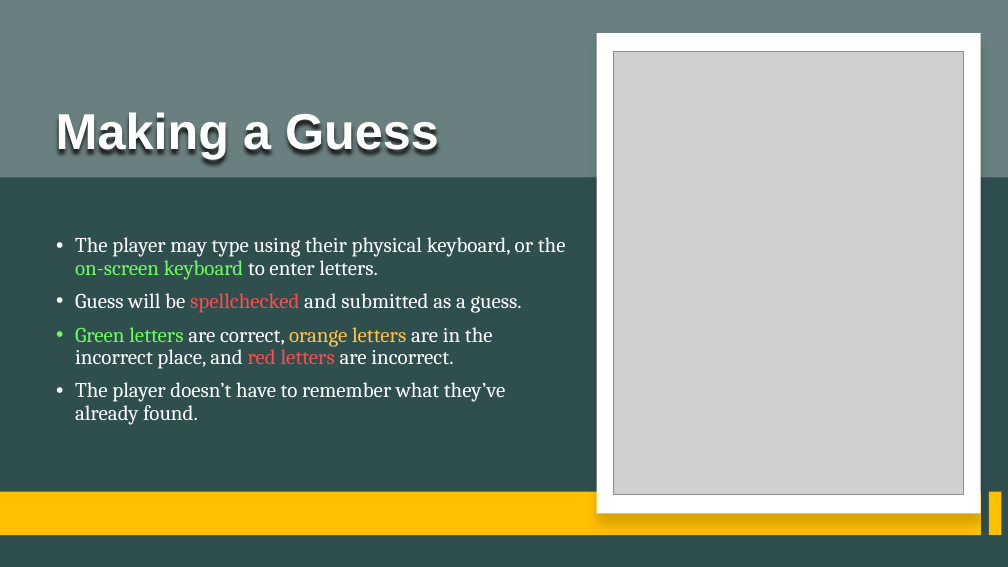
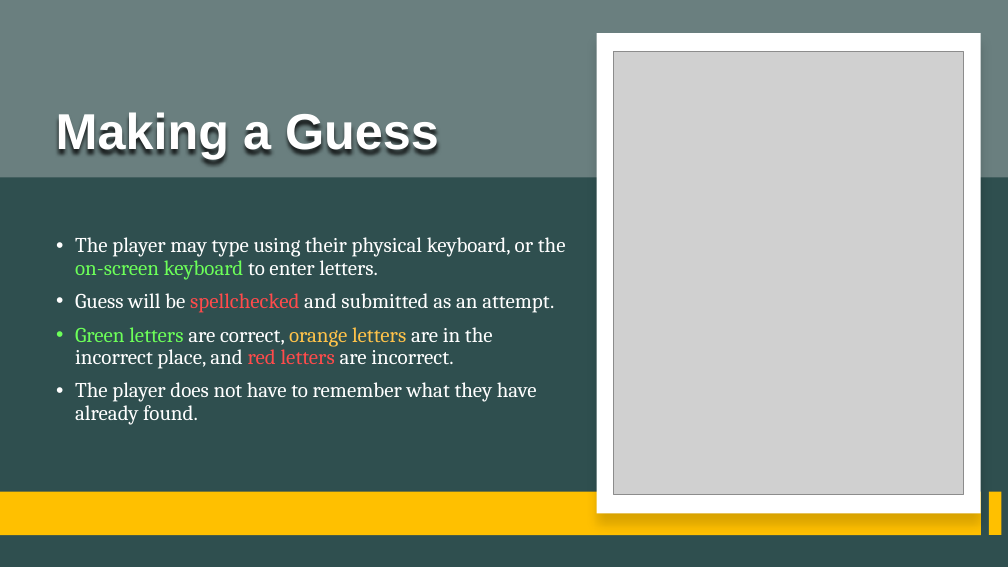
Before and after one commit to MatteoSalverio/ratlab, a slide deck: slide 7 of projects/crosswordle2/CrossWordle Presentation.pptx. Drawn at 1008x567 pixels with LibreOffice and Linux fonts; fonts in the diff are those of the drawing; grey boxes stand for pictures. Boxes give left, top, right and bottom in pixels: in the first picture for what was removed or moved away, otherwise in the second. Text is boxed around its words. In the diff, an @@ line names an element or a change of style, - is before the commit and + after.

```diff
--- a/projects/crosswordle2/CrossWordle Presentation.pptx
+++ b/projects/crosswordle2/CrossWordle Presentation.pptx
@@ text at (75, 293, 554, 313): text changed @@
-• Guess will be spellchecked and submitted as a guess.
+• Guess will be spellchecked and submitted as an attempt.
@@ text at (75, 382, 537, 425): text changed @@
-• The player doesn’t have to remember what they’ve already found.
+• The player does not have to remember what they have already found.
```
Also in this commit, not shown: 2 other slides changed, 12 other files.
